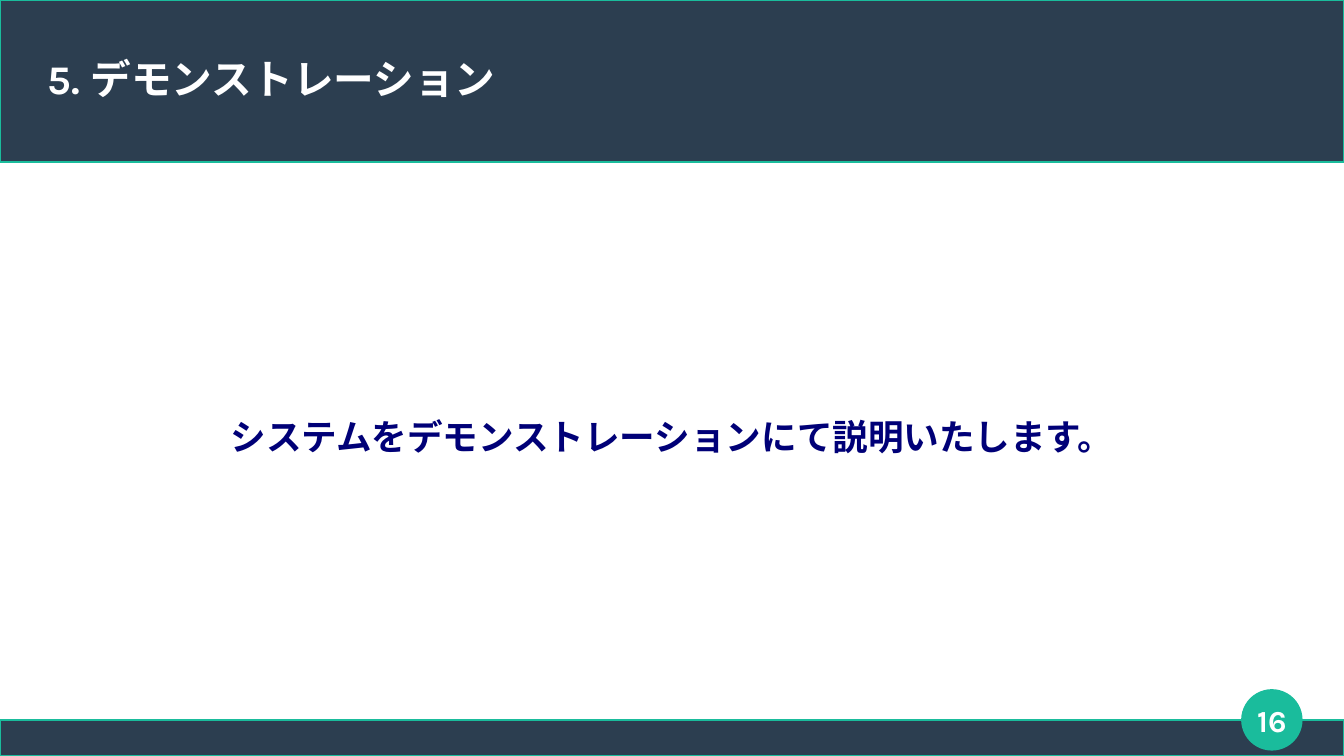
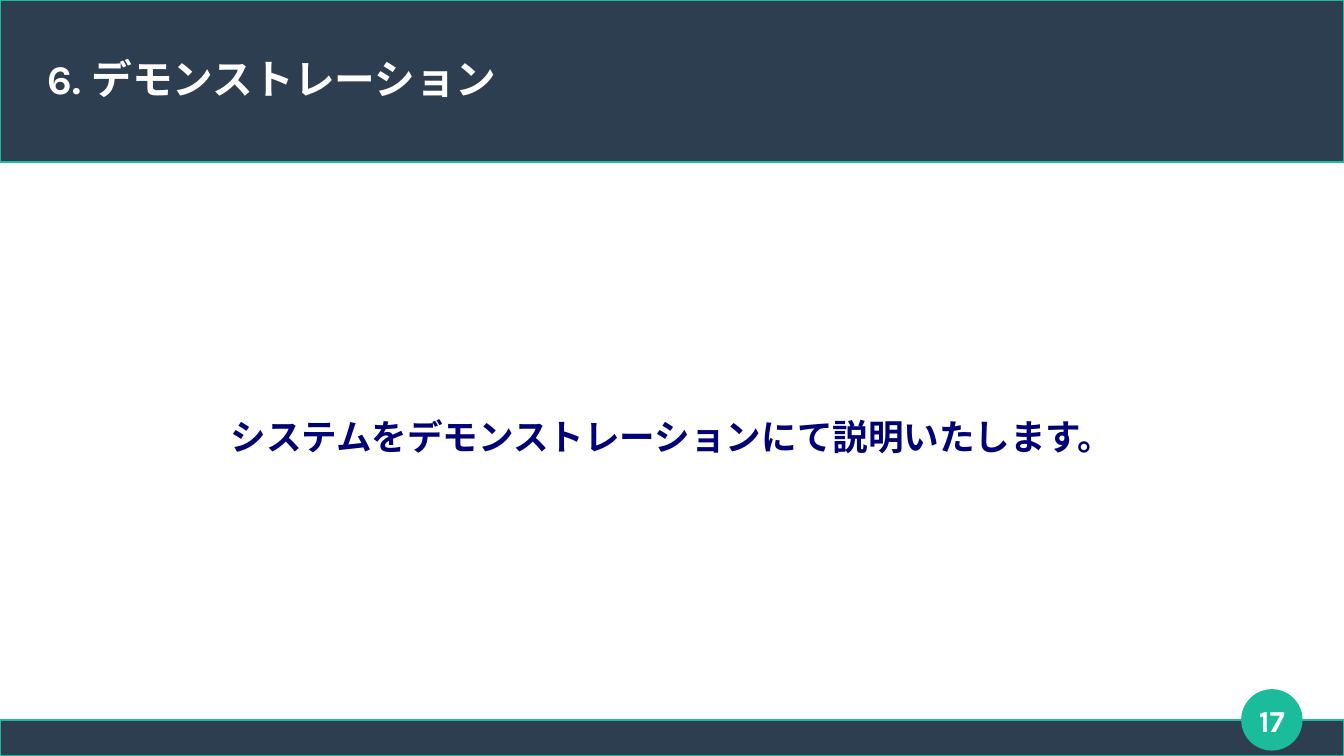
Before and after one commit to connk95/Shared-Shop, a slide deck: slide 17 of TeamUzawa_Sharing_ProjectFile/発表用スライド_チーム鵜澤.odp (slide 16 before the commit). Drawn at 1344x756 pixels with LibreOffice and Linux fonts; fonts in the diff are those of the drawing. Boxes give left, top, right and bottom in pixels: in the first picture for what was removed or moved away, otherwise in the second. Text is boxed around its words. In the diff, an @@ line names an element or a change of style, - is before the commit and + after.

```diff
--- a/TeamUzawa_Sharing_ProjectFile/発表用スライド_チーム鵜澤.odp
+++ b/TeamUzawa_Sharing_ProjectFile/発表用スライド_チーム鵜澤.odp
@@ title at <box>48,59,497,97</box>: text changed @@
-5. デモンストレーション
+6. デモンストレーション
@@ page number at <box>1259,712,1285,732</box>: text changed @@
-16
+17
```
Also in this commit, not shown: 11 other slides changed, 1 slide added.
